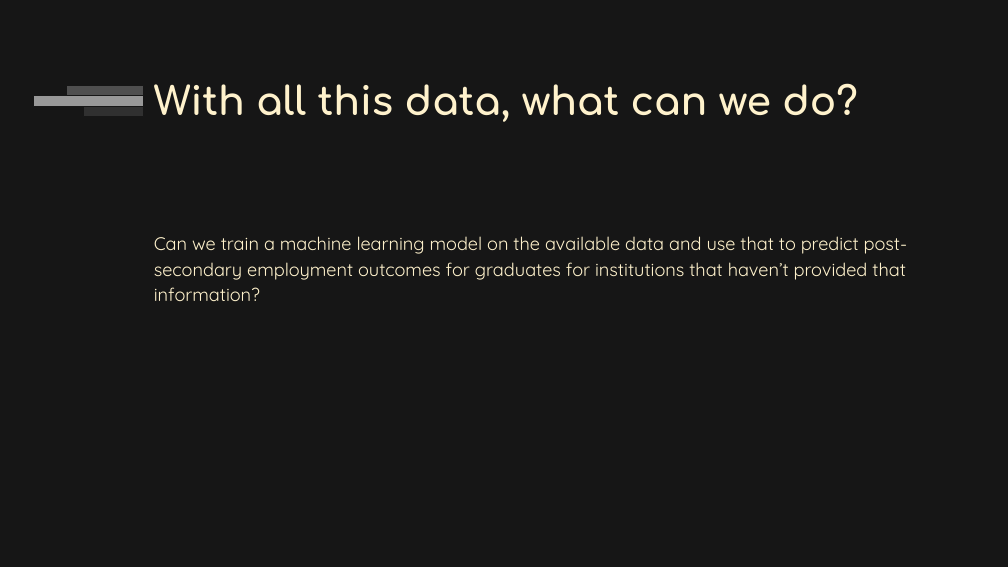
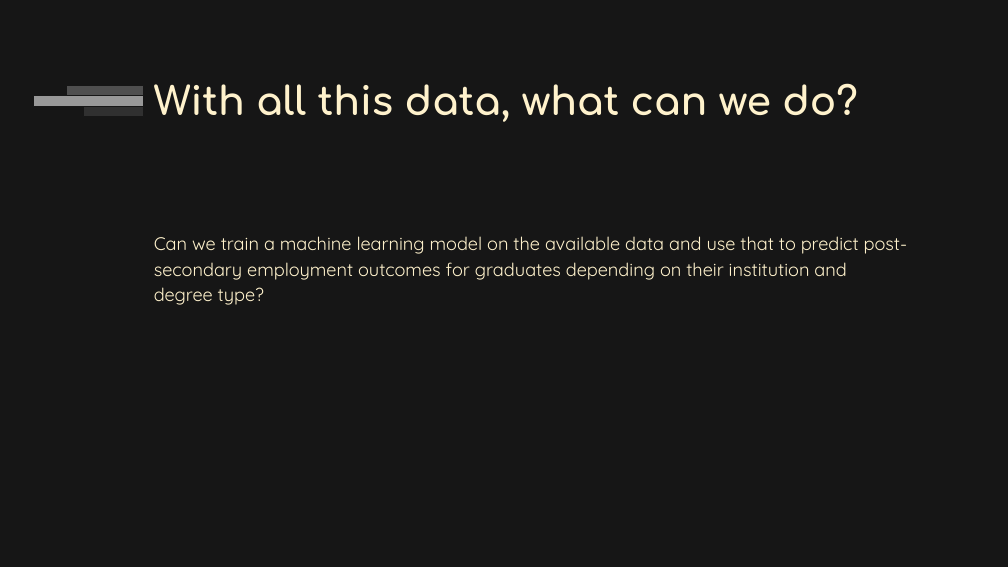
Before and after one commit to adinfinitum225/final_project, a slide deck: slide 7 of media/Final Project - Employment Prosepects.pptx. Drawn at 1008x567 pixels with LibreOffice and Linux fonts; fonts in the diff are those of the drawing. Boxes give left, top, right and bottom in pixels: in the first picture for what was removed or moved away, otherwise in the second. Text is boxed around its words. In the diff, an @@ line names an element or a change of style, - is before the commit and + after.

```diff
--- a/media/Final Project - Employment Prosepects.pptx
+++ b/media/Final Project - Employment Prosepects.pptx
@@ text at box(154, 236, 908, 305): text changed @@
-Can we train a machine learning model on the available data and use that to predict post-secondary employment outcomes for graduates for institutions that haven’t provided that information?
+Can we train a machine learning model on the available data and use that to predict post-secondary employment outcomes for graduates depending on their institution and degree type?
```
Also in this commit, not shown: 1 other slide changed, 11 slides added, 2 slides removed.
